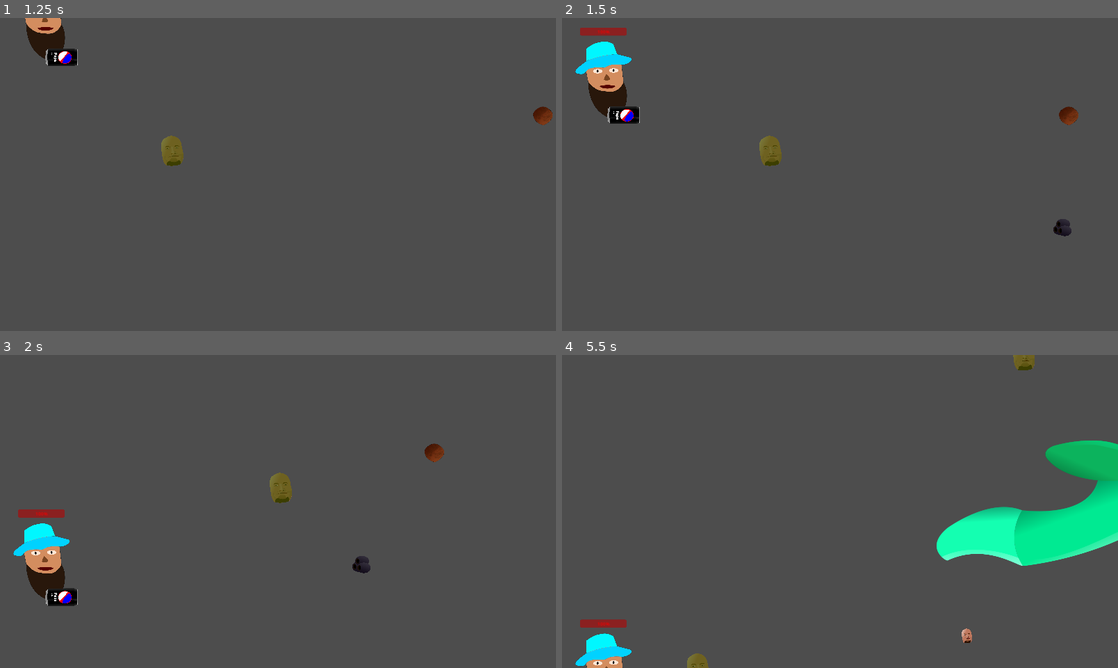
Above: before the commit, frames 1-4 (two rows, left to right).
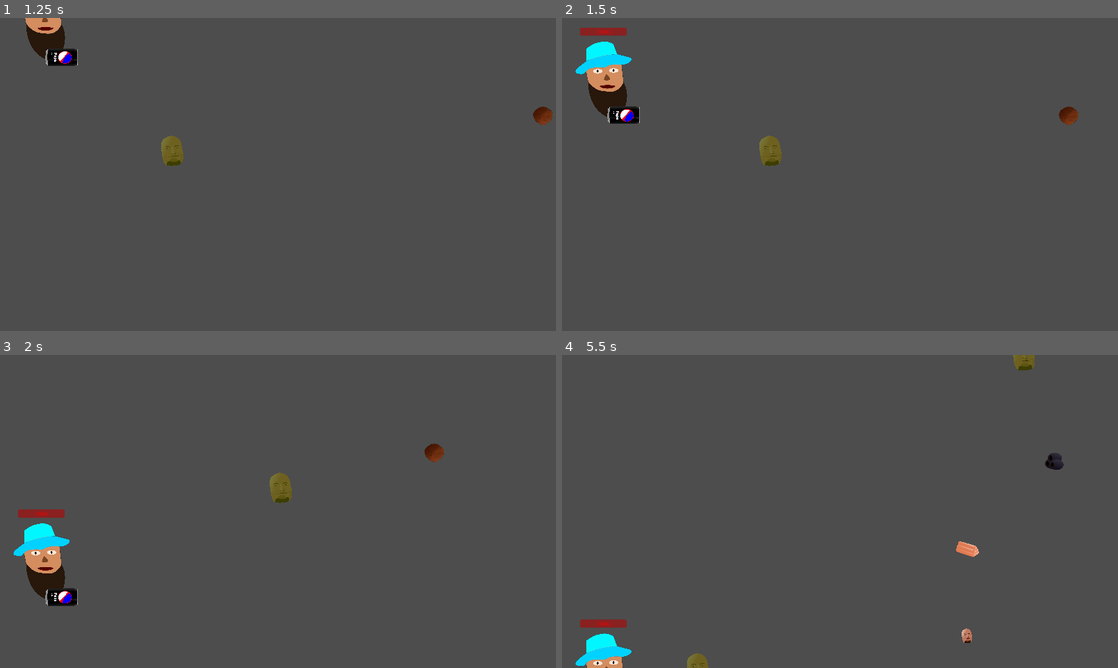
Above: after the commit, the same moments.

Repository: Seakorv/SmokeCheesesOfPapaTrouga
Game: Godot game, scene res://Scenes/kivikyläland.tscn
Two runs of this game, one before a commit and one after it. Both use one fixed random seed, a clock stepped at 60 frames per second and the inputs below. This scene is started directly instead of the project's main scene. The engine's default icon, where the game draws it, is replaced by a stand-in: a white triangle on a blue panel in a dark square.
Inputs:
- Up to frame 1 (1.25 s): tap Enter at 0.5 s; hold W (move_up) from 0.53 s (still down); tap E (shoot_geenade) at 0.6 s
- Up to frame 2 (1.5 s): release W (move_up) at 1.28 s; hold S (move_down) from 1.28 s (still down); tap R (shoot_juuso) at 1.35 s
- Up to frame 3 (2 s): keep holding S (move_down)
- Up to frame 4 (5.5 s): release S (move_down) at 2.03 s; hold W (move_up) 2.03-3.53 s; tap one key every 0.75 s from 2.1 s: Space (shoot_pepemake) E (shoot_geenade) R (shoot_juuso) Space (shoot_pepemake) E (shoot_geenade); hold S (move_down) from 3.53 s (still down)

Frame 1 is identical in both runs. In frame 2, 0.1% of the frame differs, in the area x 88-92%, y 64-70%; in frame 3, 0.1%; in frame 4, 6.5%, in the area x 67-100%, y 27-68%.

Commit message:
Added simple boring explosions to geenade and papa

Diff:
--- /dev/null
+++ b/Scenes/gee_explosion_particle.tscn
@@ -0,0 +1,7 @@
+[gd_scene load_steps=2 format=3 uid="uid://w45poqkierrn"]
+
+[ext_resource type="PackedScene" uid="uid://bwjtjvlobuu3j" path="res://Scenes/explosion_particle.tscn" id="1_51jft"]
+
+[node name="GPUParticles2D" instance=ExtResource("1_51jft")]
+self_modulate = Color(0.392157, 0.372549, 0, 1)
+scale = Vector2(0.5, 0.5)
--- a/Scenes/gee_nade_explosion.tscn
+++ b/Scenes/gee_nade_explosion.tscn
@@ -12,6 +12,7 @@
 script = ExtResource("1_ciymg")
 
 [node name="Sprite2D" type="Sprite2D" parent="."]
+visible = false
 position = Vector2(-1.90735e-06, -1.90735e-06)
 scale = Vector2(0.0859375, 0.0859375)
 texture = ExtResource("1_lgq2o")
--- a/Scenes/jt_nd.tscn
+++ b/Scenes/jt_nd.tscn
@@ -7,7 +7,6 @@
 [node name="Jt_nd" type="Area2D"]
 collision_layer = 8
 script = ExtResource("1_2mygn")
-health = 1
 
 [node name="Jt" type="Sprite2D" parent="."]
 position = Vector2(2.08165e-12, 2.08165e-12)
--- /dev/null
+++ b/Scenes/papa_explosion_particle.tscn
@@ -0,0 +1,8 @@
+[gd_scene load_steps=2 format=3 uid="uid://bkdrpwjsh5s1r"]
+
+[ext_resource type="PackedScene" uid="uid://bwjtjvlobuu3j" path="res://Scenes/explosion_particle.tscn" id="1_c4c3k"]
+
+[node name="GPUParticles2D" instance=ExtResource("1_c4c3k")]
+self_modulate = Color(0.227451, 0, 0, 1)
+amount = 5000
+lifetime = 5.0
--- a/Scenes/rixa.tscn
+++ b/Scenes/rixa.tscn
@@ -8,7 +8,7 @@
 position = Vector2(2.08165e-12, 2.08165e-12)
 collision_layer = 8
 script = ExtResource("2_kgmih")
-health = 1
+health = 25
 
 [node name="Sprite2D" type="Sprite2D" parent="."]
 position = Vector2(2.08165e-12, 2.08165e-12)
--- a/Scenes/seakorv_phase_one_ai.tscn
+++ b/Scenes/seakorv_phase_one_ai.tscn
@@ -49,13 +49,14 @@
 [node name="Seakorv" parent="Path2D/PathFollow2D" instance=ExtResource("2_6aagc")]
 position = Vector2(2.08165e-12, 2.08165e-12)
 scale = Vector2(1.24945, 1.21687)
+health = 150
 
 [node name="GoldenMeatBallTimer" type="Timer" parent="."]
 wait_time = 2.0
 autostart = true
 
+[connection signal="timeout" from="TeleportTimer" to="." method="_on_timer_based_movement_timeout"]
 [connection signal="timeout" from="TeleportTimer" to="." method="_on_teleport_timer_timeout"]
-[connection signal="timeout" from="TeleportTimer" to="." method="_on_timer_based_movement_timeout"]
 [connection signal="timeout" from="ModulatorTimer" to="." method="_on_modulator_timer_timeout"]
 [connection signal="timeout" from="ThinSpawnerTimer" to="." method="_on_thin_spawner_timer_timeout"]
 [connection signal="timeout" from="GoldenMeatBallTimer" to="." method="_on_golden_meat_ball_timer_timeout"]
--- a/Scenes/seakorv_phase_two_ai.tscn
+++ b/Scenes/seakorv_phase_two_ai.tscn
@@ -15,7 +15,7 @@
 
 [node name="Seakorv" parent="Path2D/PathFollow2D" index="0"]
 scale = Vector2(1.4, 1.364)
-health = 10
+health = 100
 new_texture = ExtResource("3_m47my")
 how_many_olives = 35
 olive_bursts = 3
--- a/Scenes/smiq.tscn
+++ b/Scenes/smiq.tscn
@@ -8,7 +8,6 @@
 collision_layer = 8
 collision_mask = 4
 script = ExtResource("1_ekpxp")
-health = 1
 
 [node name="Sprite2D" type="Sprite2D" parent="."]
 position = Vector2(-1.00002, 1.00006)
--- a/Scenes/thicc_boi.tscn
+++ b/Scenes/thicc_boi.tscn
@@ -7,7 +7,7 @@
 [node name="ThiccBoi" instance=ExtResource("1_g3d4h")]
 script = ExtResource("2_ar0np")
 damage = -5
-health = 1
+health = 30
 speed = 750
 
 [node name="Sprite2D" parent="." index="0"]
--- a/Scenes/thini_boi.tscn
+++ b/Scenes/thini_boi.tscn
@@ -6,7 +6,7 @@
 
 [node name="ThiniBoi" instance=ExtResource("1_oj6p2")]
 script = ExtResource("2_xrkv5")
-health = 1
+health = 30
 speed = 200
 
 [node name="Sprite2D" parent="." index="0"]
--- a/Scripts/PapaTMainChar.gd
+++ b/Scripts/PapaTMainChar.gd
@@ -17,6 +17,7 @@
 var gee_scene = preload("res://Scenes/gee_bullet.tscn")
 var gee_nade_scene = preload("res://Scenes/gee_nade.tscn")
 var juuso_scene = preload("res://Scenes/juuso_kevennys.tscn")
+var explosion = preload("res://Scenes/papa_explosion_particle.tscn")
 
 func _process(delta):
 	if Input.is_action_just_pressed("shoot_pepemake"):
@@ -66,4 +67,13 @@
 
 
 func die():
+	papa_explosion()
 	queue_free()
+
+
+func papa_explosion():
+	#print("pum")
+	var _particle = explosion.instantiate()
+	_particle.position = global_position
+	_particle.emitting = true
+	get_tree().current_scene.add_child(_particle)
--- a/Scripts/boss.gd
+++ b/Scripts/boss.gd
@@ -10,7 +10,7 @@
 
 
 func boss_explosion():
-	print("pum")
+	#print("pum")
 	var _particle = explosion.instantiate()
 	_particle.position = global_position
 	_particle.emitting = true
--- a/Scripts/gee_nade.gd
+++ b/Scripts/gee_nade.gd
@@ -2,6 +2,7 @@
 
 signal geexplode(explosion_scene, location)
 
+@onready var explosion = preload("res://Scenes/gee_explosion_particle.tscn")
 @onready var explosion_location = $ExplodeHere
 
 @export var speed = 500
@@ -33,4 +34,13 @@
 
 func explode():
 	geexplode.emit(explosion_scene, explosion_location.global_position)
+	gee_explosion()
 	queue_free()
+
+
+func gee_explosion():
+	#print("pum")
+	var _particle = explosion.instantiate()
+	_particle.position = global_position
+	_particle.emitting = true
+	get_tree().current_scene.add_child(_particle)
--- a/Scripts/kivikyläland.gd
+++ b/Scripts/kivikyläland.gd
@@ -71,11 +71,11 @@
 #Timer for first food spawns before Rixa
 func _on_food_spawn_timer_one_timeout():
 	#test
-	if how_many_food == 0:
+	#if how_many_food == 0:
 		#spawn_juuso()
 		#spawn_boss(1)
-		timer1.stop()
-		timer5.start()
+		#timer1.stop()
+		#timer5.start()
 		#spawn_juuso()
 	#
 	how_many_food += 1
@@ -240,7 +240,7 @@
 			spawn_stew(0.8)
 	if how_many_food >= 200:
 		pass
-	if how_many_food == 2:
+	if how_many_food == 250:
 		timer5.stop()
 		spawn_final_scene()
 		how_many_food = 0
